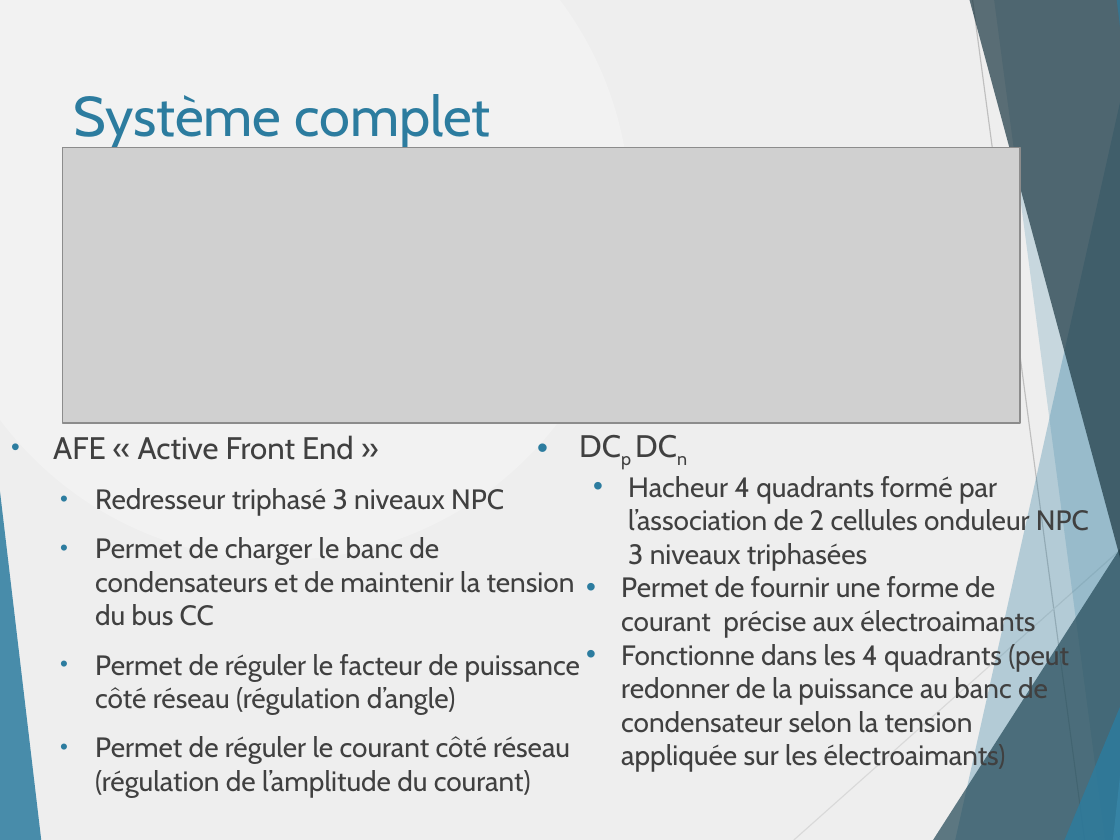
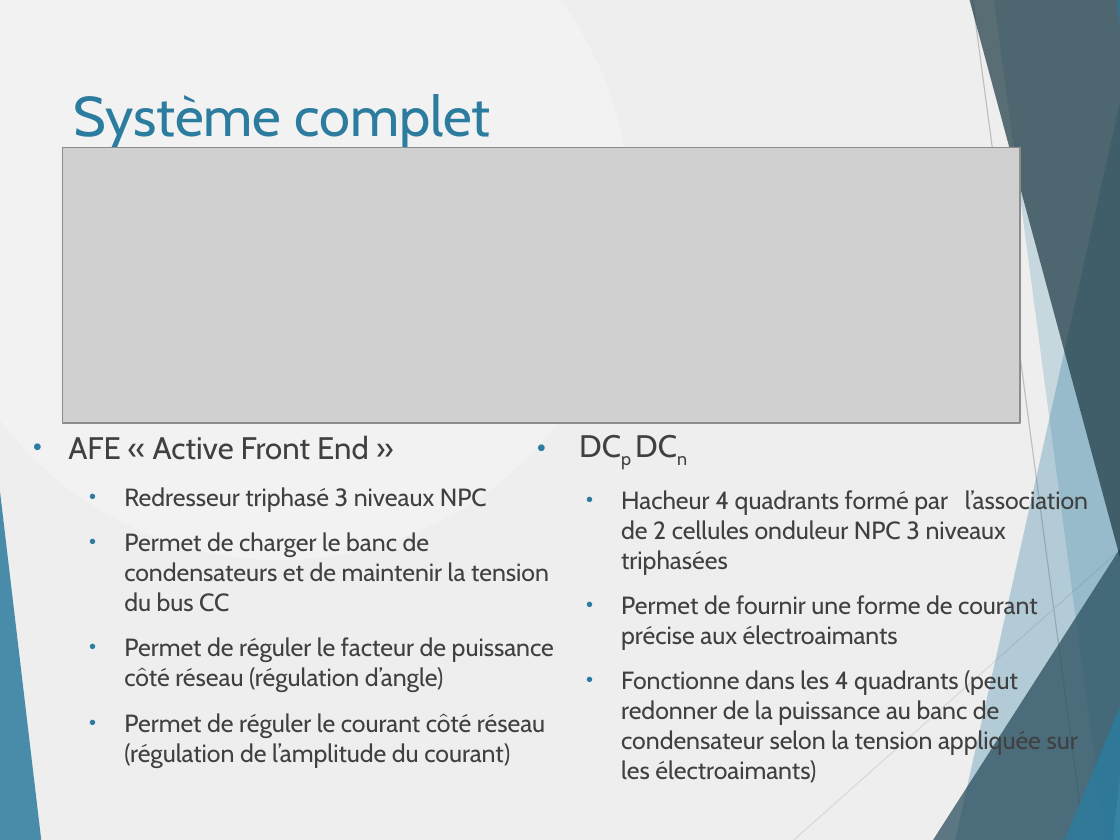
Before and after one commit to danthib76/DesignIV, a slide deck: slide 5 of Remise/Remise 3/RAE.pptx. Drawn at 1120x840 pixels with LibreOffice and Linux fonts; fonts in the diff are those of the drawing; grey boxes stand for pictures. Boxes give left, top, right and bottom in pixels: in the first picture for what was removed or moved away, otherwise in the second. Text is boxed around its words. In the diff, an @@ line names an element or a change of style, - is before the commit and + after.

```diff
--- a/Remise/Remise 3/RAE.pptx
+++ b/Remise/Remise 3/RAE.pptx
@@ text "AFE « Active Front End ..." at box(68, 435, 554, 767): size 18 to 16 pt; indent changed; list level 3 to 4 in "Redresseur triphasé 3 niveaux NPC"; list level 3 to 4 in "Permet de charger le banc ..."; list level 3 to 4 in "Permet de réguler le facteur ..."; list level 3 to 4 in "Permet de réguler le courant ..." @@
@@ text "DCp DCn" at box(621, 488, 1088, 783): size 18 to 16 pt; more space between paragraphs; list level 2 to 3 in "Hacheur 4 quadrants formé par ..." @@
```
Also in this commit, not shown: 8 other slides changed, 3 slides added, 1 slide removed, 4 other files.
